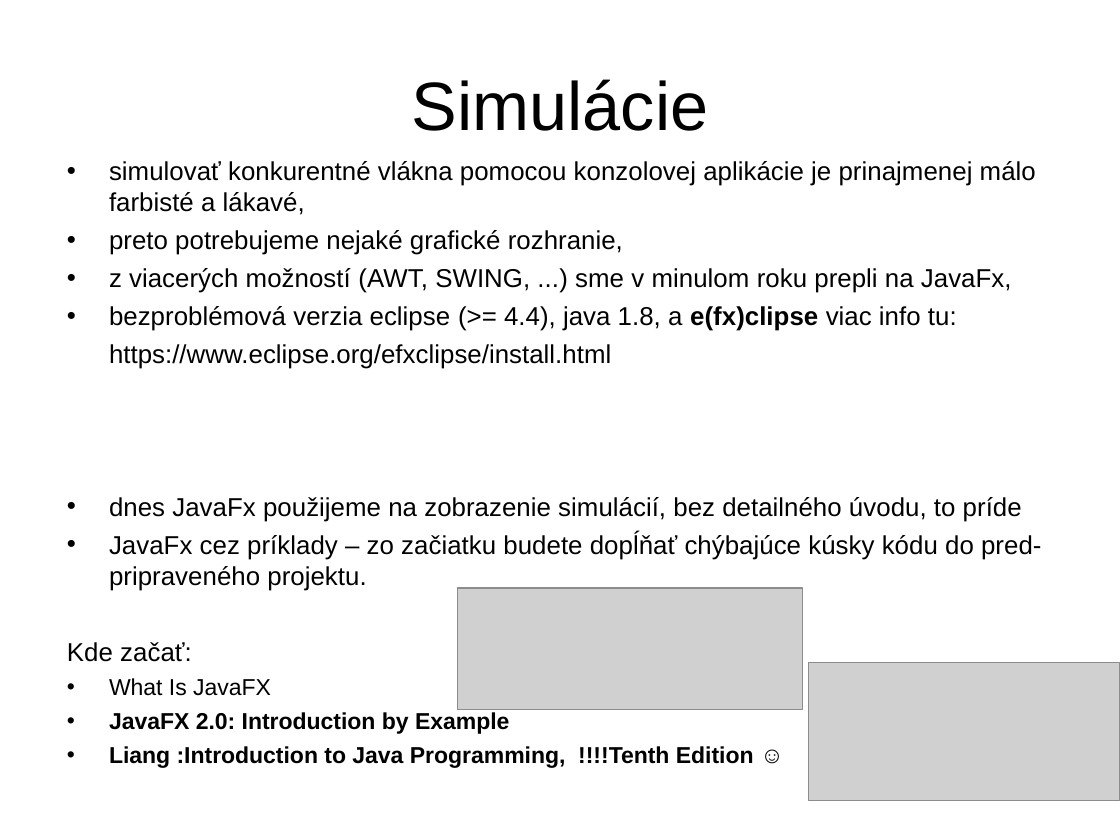
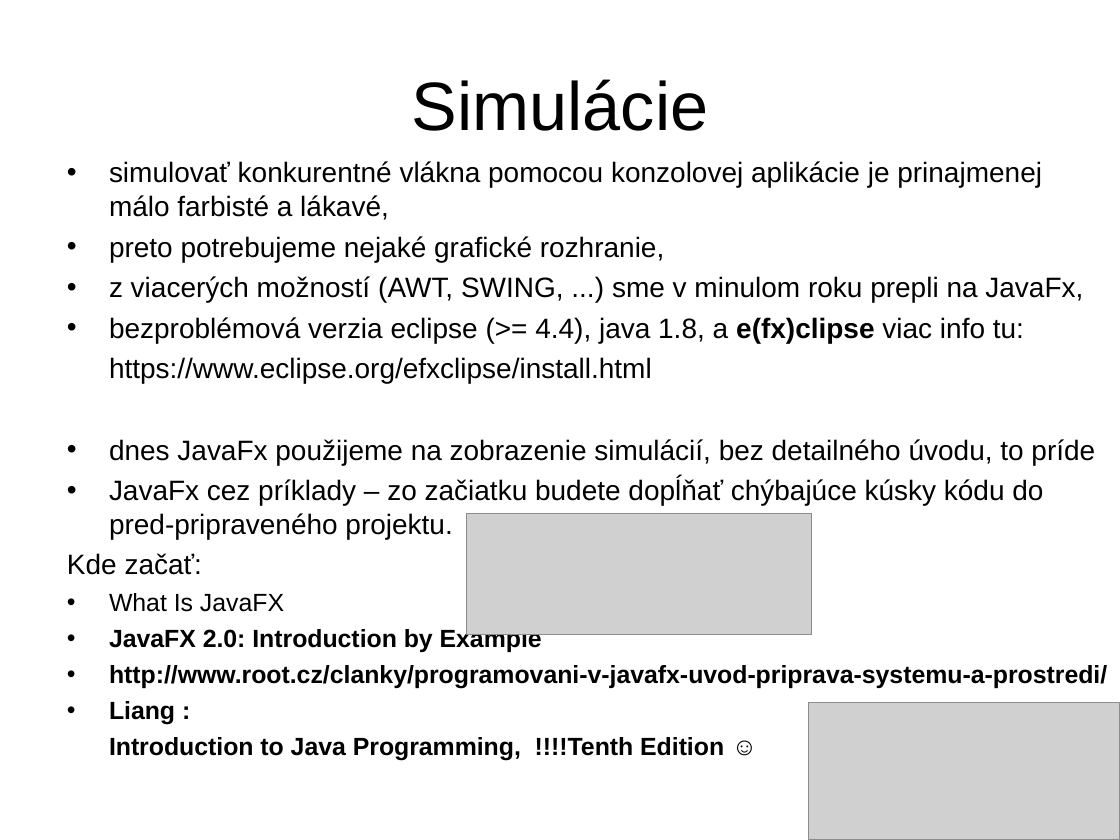
Before and after one commit to Programovanie4/Prednasky, a slide deck: slide 9 of 08/08_java.ppt (slide 10 before the commit). Drawn at 1120x840 pixels with LibreOffice and Linux fonts; fonts in the diff are those of the drawing; grey boxes stand for pictures. Boxes give left, top, right and bottom in pixels: in the first picture for what was removed or moved away, otherwise in the second. Text is boxed around its words. In the diff, an @@ line names an element or a change of style, - is before the commit and + after.

```diff
--- a/08/08_java.ppt
+++ b/08/08_java.ppt
@@ text at [67,161,1095,653]: size 16.6 to 18 pt in "simulovať konkurentné vlákna pomocou konzolovej aplikácie je ...", "preto potrebujeme nejaké grafické rozhranie,", "z viacerých možností (AWT, SWING, ...) sme ...", "bezproblémová verzia eclipse (>= 4.4), java 1.8, ..." and 4 more places; size 14.8 to 16 pt in "What Is JavaFX", "JavaFX 2.0: Introduction by Example" @@
@@ picture: place and size @@
-picture at [457,588,802,709]
+picture at [467,513,812,634]
@@ text at [109,665,1107,761]: text changed; size 14.8 to 16 pt @@
-• Liang :Introduction to Java Programming, !!!!Tenth Edition ☺
+• http://www.root.cz/clanky/programovani-v-javafx-uvod-priprava-systemu-a-prostredi/
+• Liang :
+Introduction to Java Programming, !!!!Tenth Edition ☺
@@ picture: place and size @@
-picture at [809,663,1120,801]
+picture at [809,702,1120,840]
```
Also in this commit, not shown: 3 other slides changed, 1 slide removed, 3 other files.
